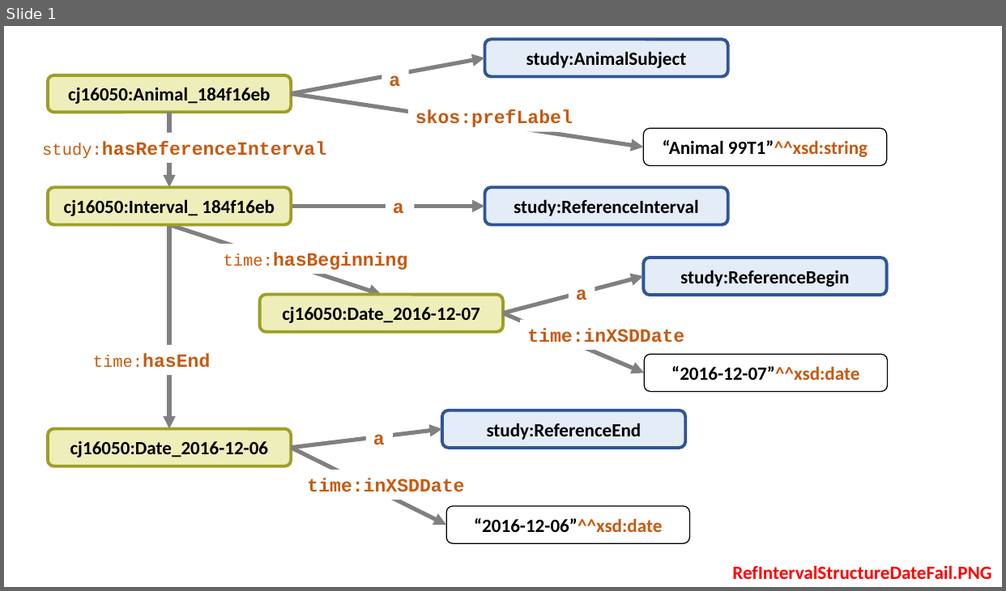
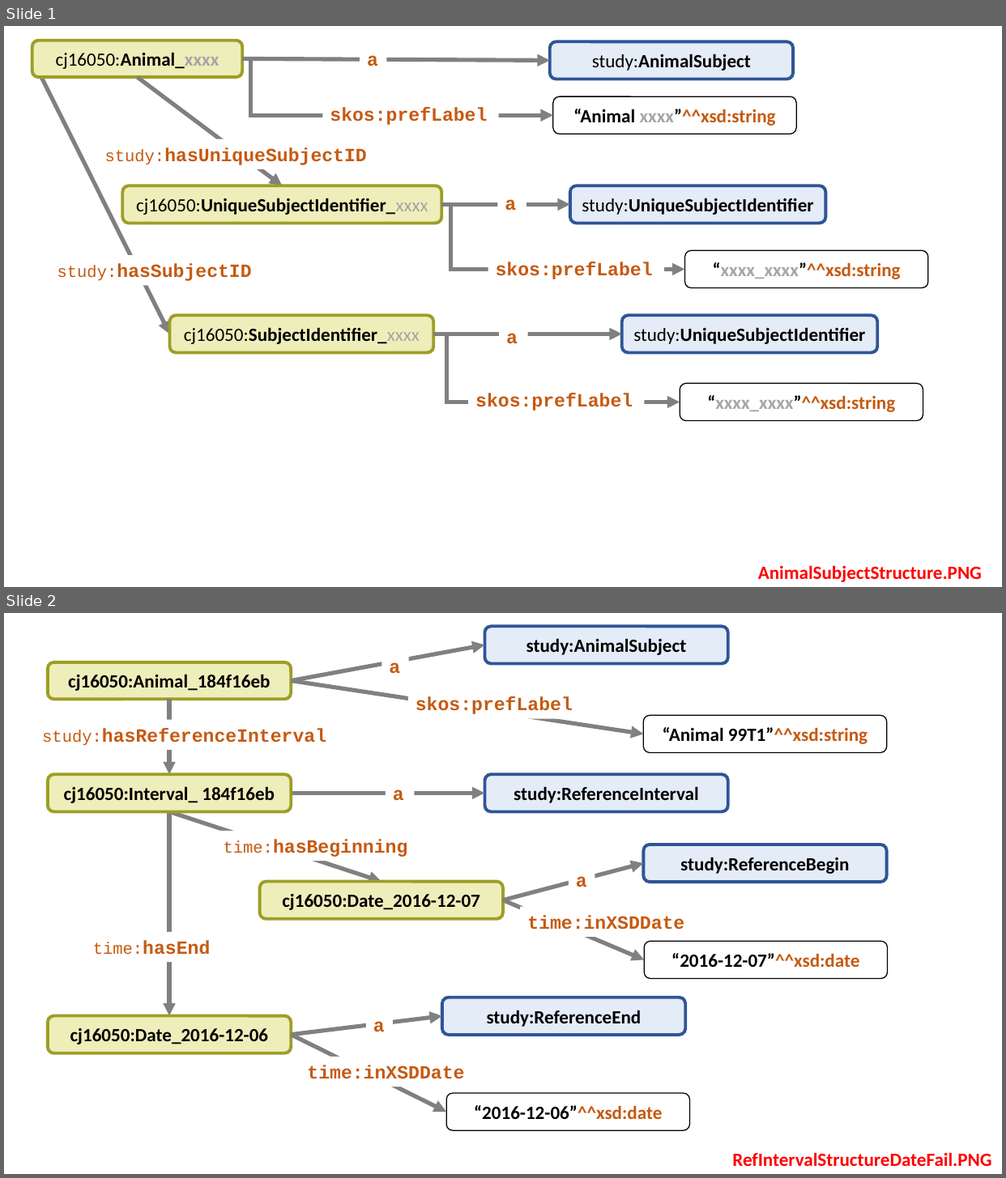
Before and after one commit to phuse-org/SENDConform, a slide deck: doc/images/ImageSources.pptx. Shown one above the other, each under a label of ours: slide 1 before the commit, slides 1 and 2 after it. The pictures are 1006x591 and 1006x1178 pixels, drawn with LibreOffice and Linux fonts; fonts in the diff are those of the drawing. Boxes give left, top, right and bottom in pixels: in the first picture for what was removed or moved away, otherwise in the second. Text is boxed around its words. In the diff, an @@ line names an element or a change of style, - is before the commit and + after.

```diff
--- a/doc/images/ImageSources.pptx
+++ b/doc/images/ImageSources.pptx
@@ slide 1 added at (4,26,1002,587), background #FFFFFF @@
@@ rounded rectangle added at (32,41,243,77), fill #EEEEBB, outline #9E9E27 3 pt, 18 pt, text #000000, bold @@
+cj16050:Animal_xxxx
@@ rounded rectangle added at (550,41,793,79), fill #E4ECF8, outline #2F5597 3 pt, 18 pt, text #000000, bold @@
+study:AnimalSubject
@@ arrow added from (32, 59) to (169, 335), #808080 4 pt @@
@@ arrow added from (242, 59) to (550, 61), #808080 4 pt @@
@@ elbow arrow added from (242, 59) to (553, 115), #808080 4 pt @@
@@ text added at (367,55,378,66), 18 pt, text #C55A11, bold @@
+a
@@ arrow added from (138, 77) to (283, 186), #808080 4 pt @@
@@ rounded rectangle added at (553,96,797,134), fill #FFFFFF, outline #000000 1 pt, 18 pt, text #C55A11, bold @@
+“Animal xxxx”^^xsd:string
@@ text added at (330,108,487,125), 18 pt, text #C55A11, bold @@
+skos:prefLabel
@@ text added at (105,148,367,165), 18 pt, text #C55A11, bold @@
+study:hasUniqueSubjectID
@@ rounded rectangle added at (122,186,441,224), fill #EEEEBB, outline #9E9E27 3 pt, 18 pt, text #000000, bold @@
+cj16050:UniqueSubjectIdentifier_xxxx
@@ rounded rectangle added at (570,186,825,224), fill #E4ECF8, outline #2F5597 3 pt, 18 pt, text #000000, bold @@
+study:UniqueSubjectIdentifier
@@ arrow added from (442, 205) to (570, 205), #808080 4 pt @@
@@ elbow arrow added from (442, 205) to (685, 269), #808080 4 pt @@
@@ text added at (505,199,516,211), 18 pt, text #C55A11, bold @@
+a
@@ text added at (57,264,251,281), 18 pt, text #C55A11, bold @@
+study:hasSubjectID
@@ text added at (496,262,653,280), 18 pt, text #C55A11, bold @@
+skos:prefLabel
@@ rounded rectangle added at (685,250,928,288), fill #FFFFFF, outline #000000 1 pt, 18 pt, text #C55A11, bold @@
+“xxxx_xxxx”^^xsd:string
@@ rounded rectangle added at (169,316,434,353), fill #EEEEBB, outline #9E9E27 3 pt, 18 pt, text #000000, bold @@
+cj16050:SubjectIdentifier_xxxx
@@ rounded rectangle added at (622,316,878,353), fill #E4ECF8, outline #2F5597 3 pt, 18 pt, text #000000, bold @@
+study:UniqueSubjectIdentifier
@@ arrow added from (434, 335) to (622, 335), #808080 4 pt @@
@@ elbow arrow added from (434, 335) to (680, 403), #808080 4 pt @@
@@ text added at (506,333,518,344), 18 pt, text #C55A11, bold @@
+a
@@ rounded rectangle added at (680,384,923,421), fill #FFFFFF, outline #000000 1 pt, 18 pt, text #C55A11, bold @@
+“xxxx_xxxx”^^xsd:string
@@ text added at (475,393,633,411), 18 pt, text #C55A11, bold @@
+skos:prefLabel
@@ text added at (758,565,982,582), 18 pt, text #FF0000, bold @@
+AnimalSubjectStructure.PNG
@@ what was slide 1 is now slide 2 @@
```
Also in this commit, not shown: 1 slide changed, 7 other files.
